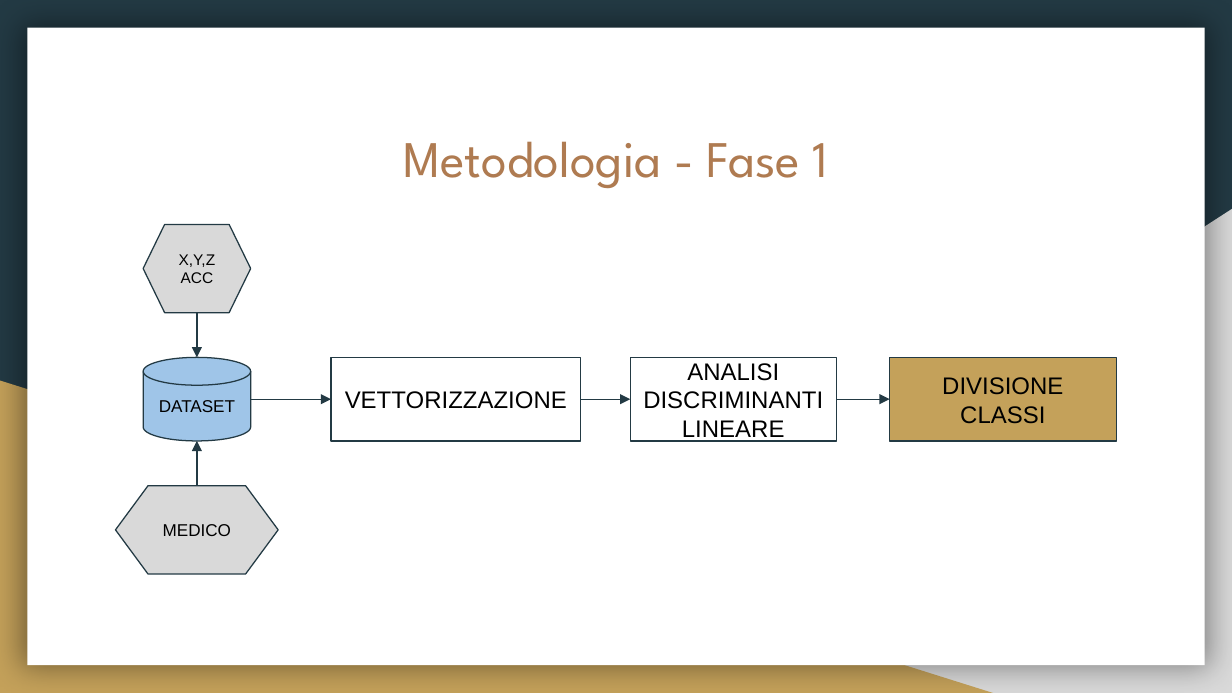
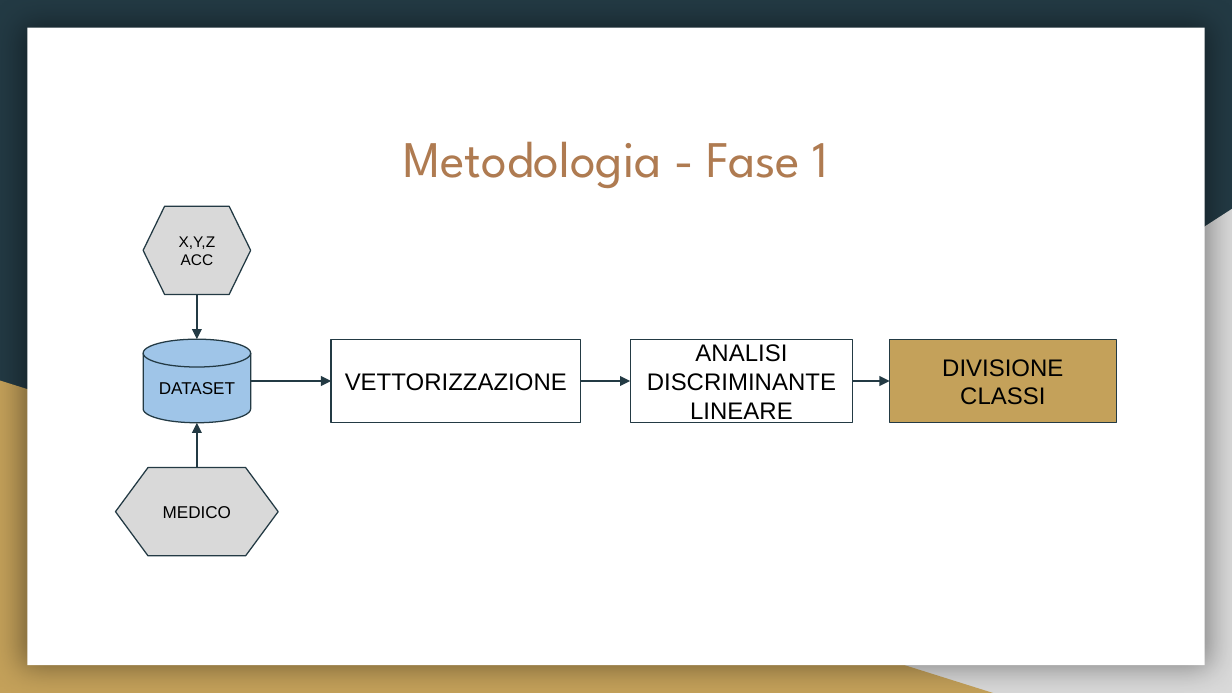
Before and after one commit to fuserale/tesi, a slide deck: slide 7 of tex_tesi/Apprendimento non supervisionato per l’identificazione di contesti di Freezing of Gait (FOG) in pazienti affetti da Morbo di Parkinson.pptx (slide 6 before the commit). Drawn at 1232x693 pixels with LibreOffice and Linux fonts; fonts in the diff are those of the drawing. Boxes give left, top, right and bottom in pixels: in the first picture for what was removed or moved away, otherwise in the second. Text is boxed around its words. In the diff, an @@ line names an element or a change of style, - is before the commit and + after.

```diff
--- a/tex_tesi/Apprendimento non supervisionato per l’identificazione di contesti di Freezing of Gait (FOG) in pazienti affetti da Morbo di Parkinson.pptx
+++ b/tex_tesi/Apprendimento non supervisionato per l’identificazione di contesti di Freezing of Gait (FOG) in pazienti affetti da Morbo di Parkinson.pptx
@@ rectangle "ANALISI DISCRIMINANTE LINEARE": place and size @@
-rectangle "ANALISI DISCRIMINANTE LINEARE" at [631, 357, 837, 441]
+rectangle "ANALISI DISCRIMINANTE LINEARE" at [631, 339, 854, 423]
@@ text in rectangle at [647, 344, 836, 423]: text changed @@
-ANALISI DISCRIMINANTI LINEARE
+ANALISI DISCRIMINANTE LINEARE
@@ arrow moved from (837, 399) - (890, 399) to (853, 381) - (890, 381) @@
@@ 4 arrows, 2 rectangles, 1 cylinder, 1 flow chart preparation: place and size @@
-4 arrows, 2 rectangles, 1 cylinder, 1 flow chart preparation at [143, 224, 1116, 485]
+4 arrows, 2 rectangles, 1 cylinder, 1 flow chart preparation at [143, 206, 1116, 468]
@@ flow chart preparation "MEDICO": place and size @@
-flow chart preparation "MEDICO" at [116, 485, 278, 574]
+flow chart preparation "MEDICO" at [116, 468, 278, 557]
```
Also in this commit, not shown: 4 other slides changed, 1 slide added.
